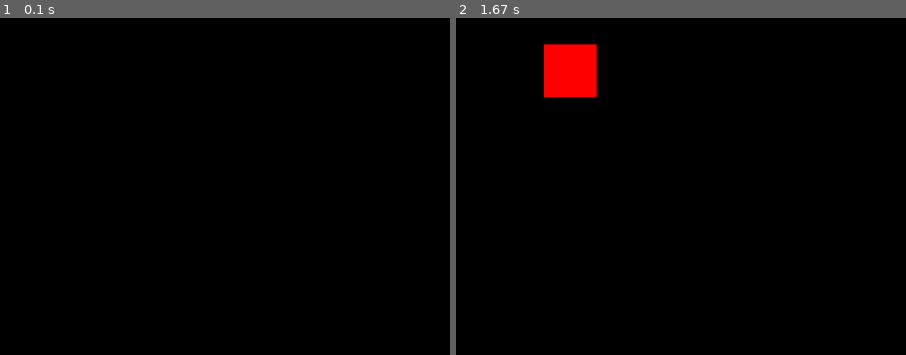
Above: before the commit, frames 1-2 (left to right).
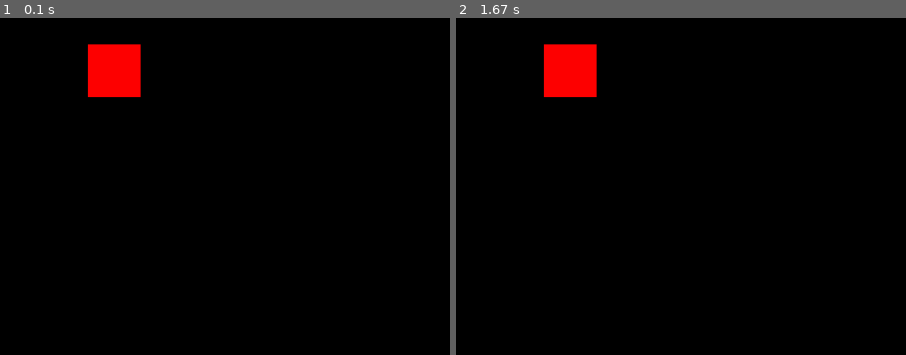
Above: after the commit, the same moments.

Repository: BronzeCrab/pygame-4-youtube
Game: pygame game, started from main.py
Same seed, same stepped clock (60 frames per second), same inputs: the game is played once before the commit and once after it.
Inputs:
- Up to frame 1 (0.1 s): no input
- Up to frame 2 (1.67 s): no input
The pictures show only the part of the screen within x 0-50%, y 0-50%; the shares and areas given below are measured in that part.

The runs differ from the first frame. In frame 1, 1.9% of the frame differs, in the area x 19-32%, y 7-24%; in frame 2, nothing differs.

Commit message:
add lvl loading

Diff:
--- a/game.py
+++ b/game.py
@@ -3,26 +3,49 @@
 black = (0, 0, 0)
 red = (255, 0, 0)
 
+LEVEL_MAPS = [
+    "lvl1.txt",
+]
+
 
 class Game:
     def __init__(self) -> None:
         self.size = (1024, 768)
+        self._level = 0
 
     def on_init(self) -> None:
         """
         Initialize the game's screen, and begin running the game.
         """
-
         pygame.init()
         screen = pygame.display.set_mode(self.size)
         screen.fill(black)
         pygame.display.update()
         pygame.display.set_caption("Hello World")
         while True:
-            pygame.time.wait(100)
             for event in pygame.event.get():
                 if event.type == pygame.QUIT:
+                    print(self.setup_current_level())
                     pygame.quit()
                     exit()
             pygame.draw.rect(screen, red, pygame.Rect(100, 30, 60, 60))
             pygame.display.update()
+
+    def load_map(self, filename: str) -> list[list[str]]:
+        """
+        Load the map data from the given filename and return as a list of lists.
+        """
+
+        with open(filename) as f:
+            map_data = [line.split() for line in f]
+        return map_data
+
+    def setup_current_level(self):
+        """
+        Set up the current level of the game.
+        """
+
+        data = self.load_map("./lvl_data/" + LEVEL_MAPS[self._level])
+
+        if self._level == 0:
+            print(data)
--- /dev/null
+++ b/lvl_data/lvl1.txt
@@ -0,0 +1,17 @@
+X X X X X X X X X X X X X X X X X X X X
+X C O O O O X O O O O O O O O O O O O X
+X O O O O O X O O O O O O O O O O O O X
+X O O O O O X O O X X X X O O X O O O X
+X O O O O O X O O X O O X O O X X X O X
+X O O O O P X O O X O O X O X X O X O X
+X O O X X X X O O X O O X O O O O X O X
+X O O X O O O O O X O O X O O O O X O X
+X O O X O O O X X X O O X O O X X X O X
+X O O O O O O O O O O O X O O X O O O D
+X O O O O O O O O O O O X O O X O O O X
+X O O O O O O O O O O O X O O X O O O X
+X O O O O O O O O O O O X O O X O O O X
+X O O O O O O O O O O O X O O X O O O X
+X O O O O O O O O O O O X O O X O O O X
+X O O O O O O O O O O O X O O X O O O X
+X X X X X X X X X X X X X X X X X X X X
